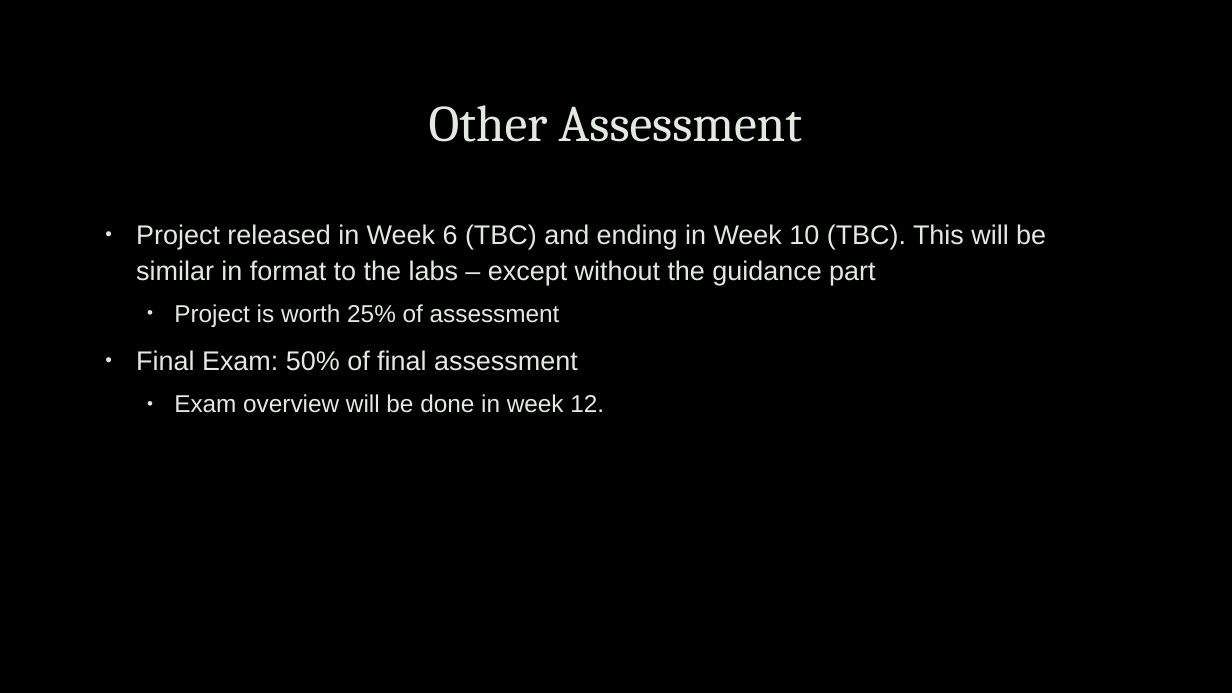
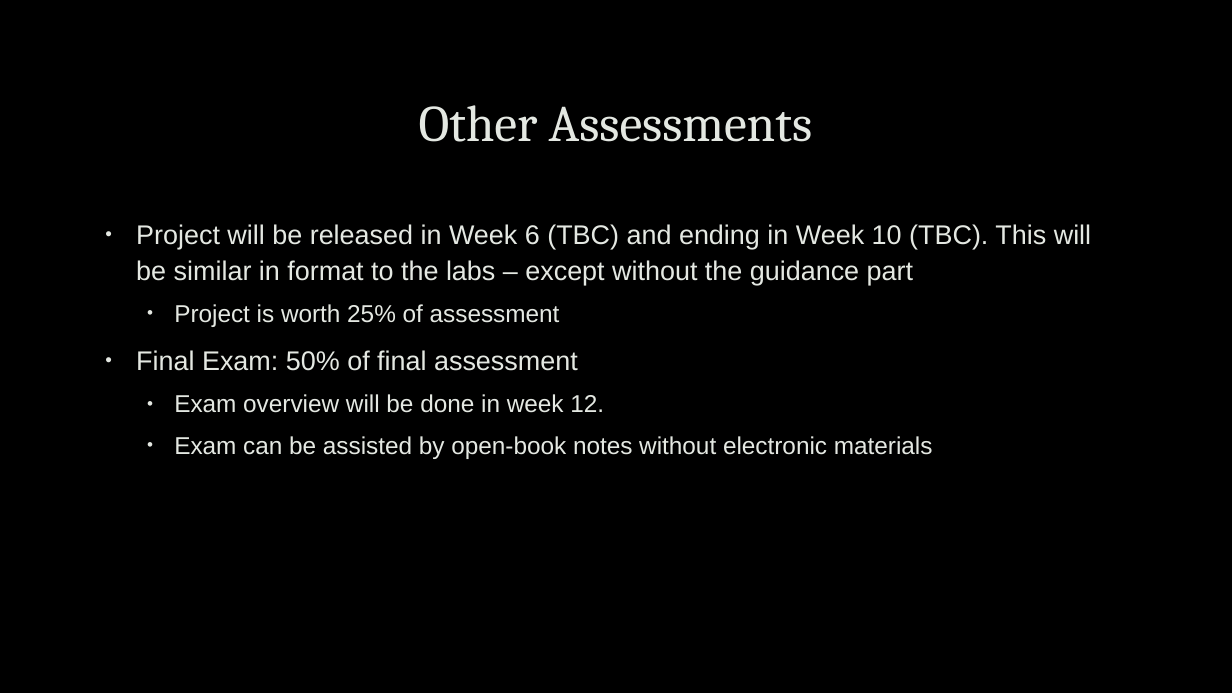
Before and after one commit to uwacyber/cits1003, a slide deck: slide 25 of cits1003-lecture_slides/CITS1003-0 Overview.pptx (slide 14 before the commit). Drawn at 1232x693 pixels with LibreOffice and Linux fonts; fonts in the diff are those of the drawing; background and template pictures are left out. Boxes give left, top, right and bottom in pixels: in the first picture for what was removed or moved away, otherwise in the second. Text is boxed around its words. In the diff, an @@ line names an element or a change of style, - is before the commit and + after.

```diff
--- a/cits1003-lecture_slides/CITS1003-0 Overview.pptx
+++ b/cits1003-lecture_slides/CITS1003-0 Overview.pptx
@@ title at bbox=[419, 105, 812, 142]: text changed @@
-Other Assessment
+Other Assessments
@@ text at bbox=[136, 224, 1091, 285]: text changed @@
-• Project released in Week 6 (TBC) and ending in Week 10 (TBC). This will be similar in format to the labs – except without the guidance part
+• Project will be released in Week 6 (TBC) and ending in Week 10 (TBC). This will be similar in format to the labs – except without the guidance part
@@ text at bbox=[174, 436, 933, 459]: paragraph added @@
+  • Exam can be assisted by open-book notes without electronic materials
```
Also in this commit, not shown: 13 other slides changed, 17 slides added, 4 slides removed.
